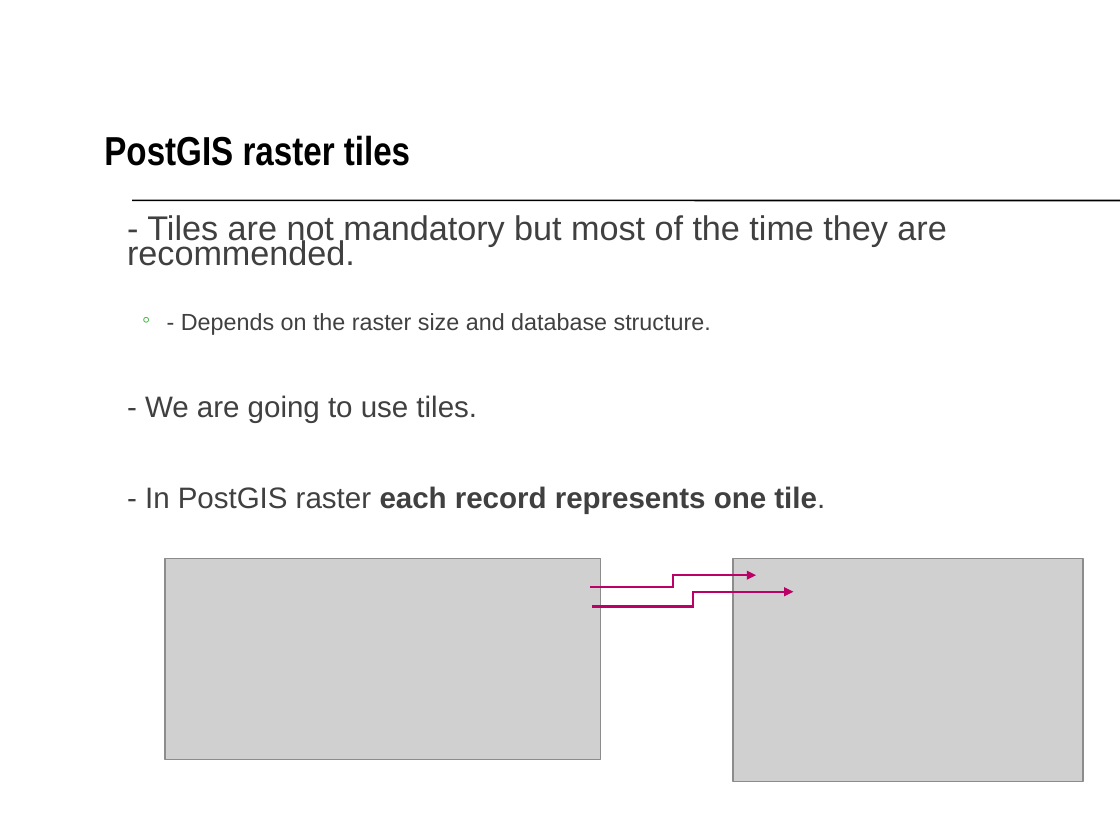
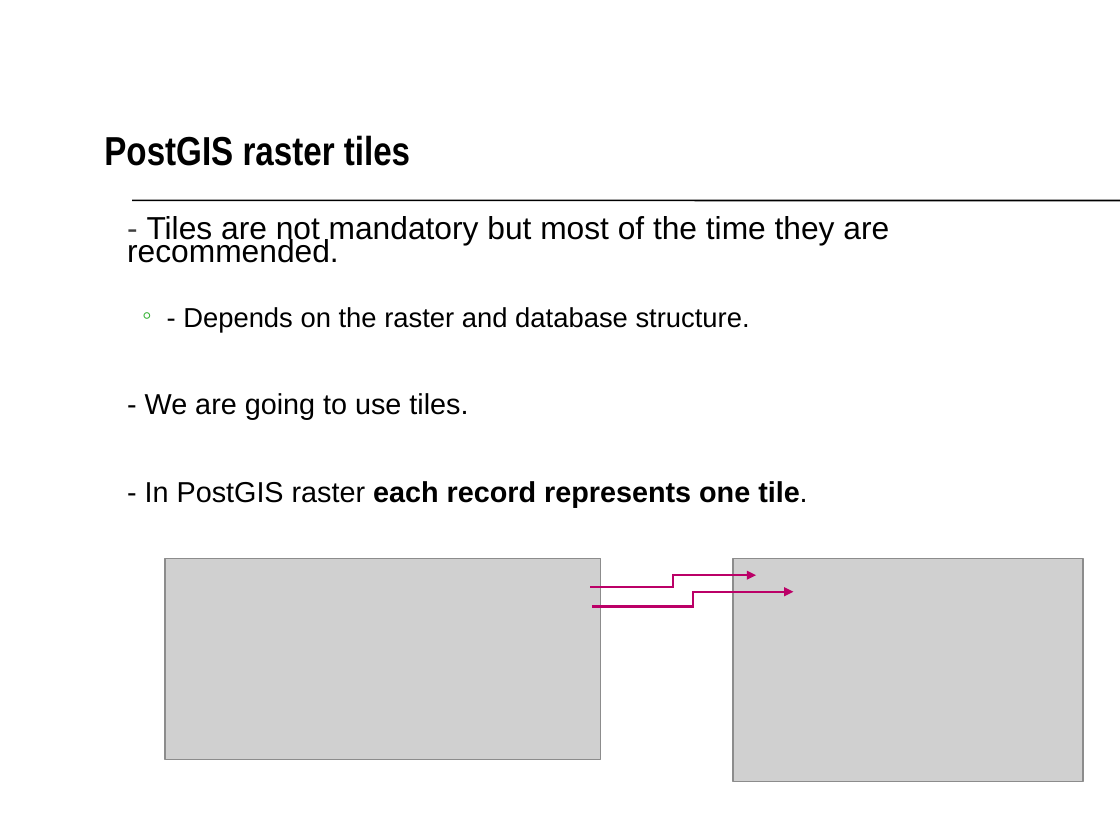
Before and after one commit to GIP-ITC-UniversityTwente/workshop-postgis-raster, a slide deck: slide 4 of presentation.ppt. Drawn at 1120x840 pixels with LibreOffice and Linux fonts; fonts in the diff are those of the drawing; grey boxes stand for pictures; background and template pictures are left out. Boxes give left, top, right and bottom in pixels: in the first picture for what was removed or moved away, otherwise in the second. Text is boxed around its words. In the diff, an @@ line names an element or a change of style, - is before the commit and + after.

```diff
--- a/presentation.ppt
+++ b/presentation.ppt
@@ text at box(127, 216, 889, 508): size 22 to 20.4 pt in "- Tiles are not mandatory but most ..."; text colour #404040 to #000000 in "Tiles are not mandatory but most of ...", "- We are going to use tiles.", "- In PostGIS raster each record represents ..."; size 19 to 18.5 pt in "- We are going to use tiles.", "- In PostGIS raster each record represents ..." @@
@@ text at box(183, 307, 750, 333): text changed; size 15 to 17.6 pt; text colour #404040 to #000000 @@
-  ◦ - Depends on the raster size and database structure.
+  ◦ - Depends on the raster and database structure.
```
Also in this commit, not shown: 3 other slides changed, 1 slide added, 1 slide removed, 1 other file.
